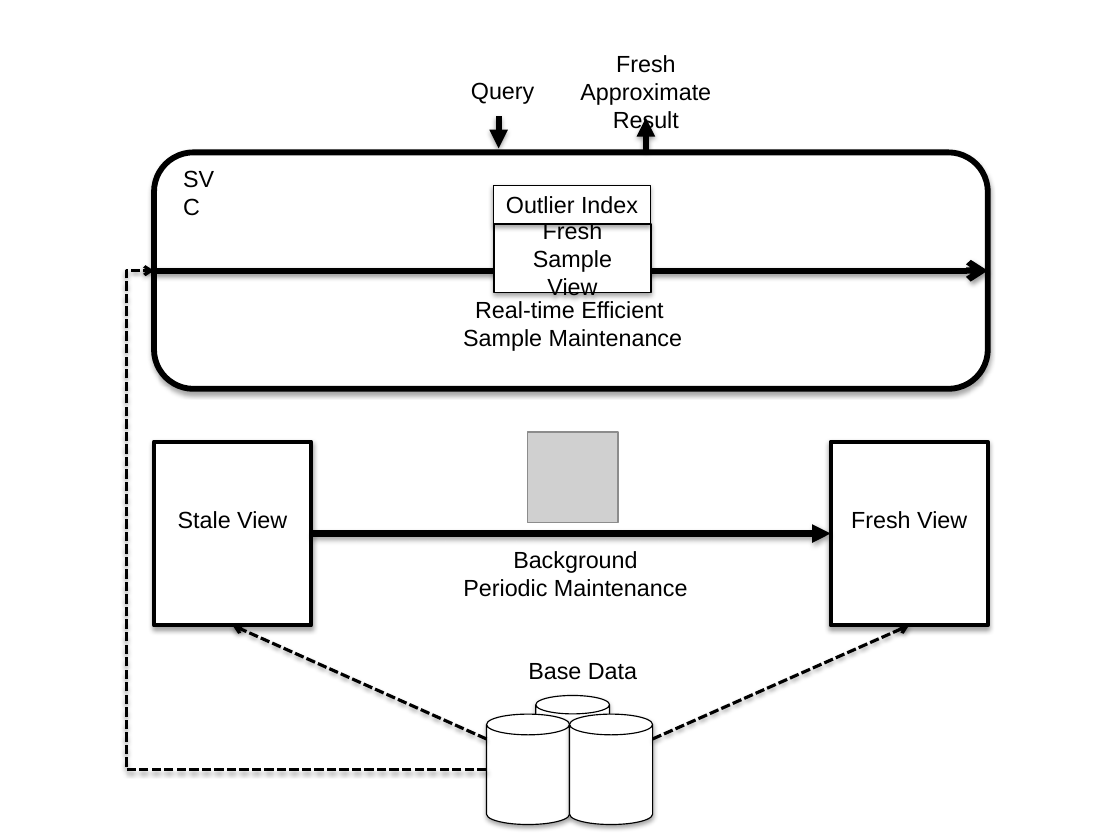
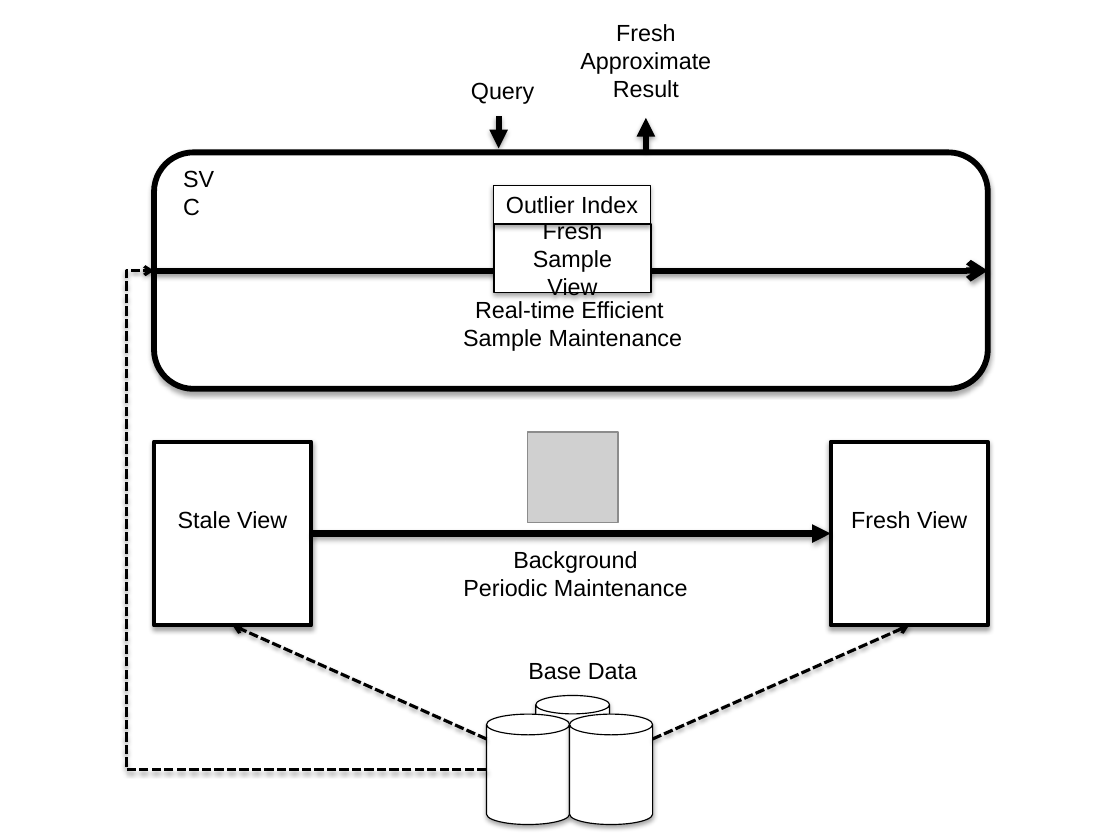
Before and after one commit to sjyk/sampleclean-matview, a slide deck: slide 1 of figs/sys-arch.pptx. Drawn at 1120x840 pixels with LibreOffice and Linux fonts; fonts in the diff are those of the drawing; grey boxes stand for pictures. Boxes give left, top, right and bottom in pixels: in the first picture for what was removed or moved away, otherwise in the second. Text is boxed around its words. In the diff, an @@ line names an element or a change of style, - is before the commit and + after.

```diff
--- a/figs/sys-arch.pptx
+++ b/figs/sys-arch.pptx
@@ text "Fresh" rewrapped from <box>580,55,711,134</box> to <box>580,24,711,98</box> @@
```
Also in this commit, not shown: 2 other files.
